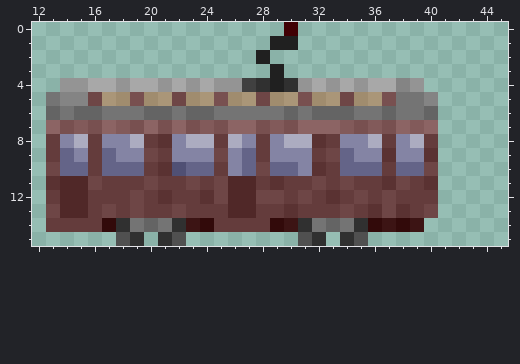
One commit to this pixel-art file: src/trams/kumamoto/8800/kuma8800_purchase.aseprite. The first picture shows the starting point.
76x16 pixels, 1 frame. Shown: x 12..45, y 0..15.
The same view after the edit:
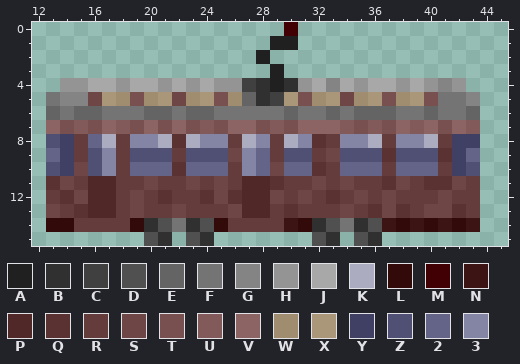
Palette (. is transparent): A #202020  B #303030  C #404040  D #505050  E #646464  F #747474  G #848484  H #949494  J #a8a8a8  K #acacc0  L #320a0a  M #400004  N #3c1414  P #502828  Q #5a3232  R #643c3c  S #6e4646  T #785050  U #825a5a  V #8c6464  W #a08c6e  X #aa9678  Y #404064  Z #505074  2 #646488  3 #8484a4
From old to new:
Changed rows in their new state; - is an unchanged pixel.
Layer "101":
first column x 13:
 4 --------------------G----HJHGH-
 5 --------------EBC--------WXTFFG
 6 -------------------F-FEE----FFE
 7 ----------------------------TVU
 8 ZYR2KR33KQ-33RK3R-3-------3KRYY
 9 2YRZ3RZZZRZZZS32RZZ--ZZZ-ZZZQY2
10 ZYSZ3R-22Q--2R32S-2--------2RYZ
11 -SRPP--------R-P------------QSR
12 -QSPP--------Q-P------------SRR
13 -RQPP--------S-P------------SQR
14 LL--RRLBDFBDL---R-LBD--D---LNLN
15 -----..D-.DB------.DB.-B-------
